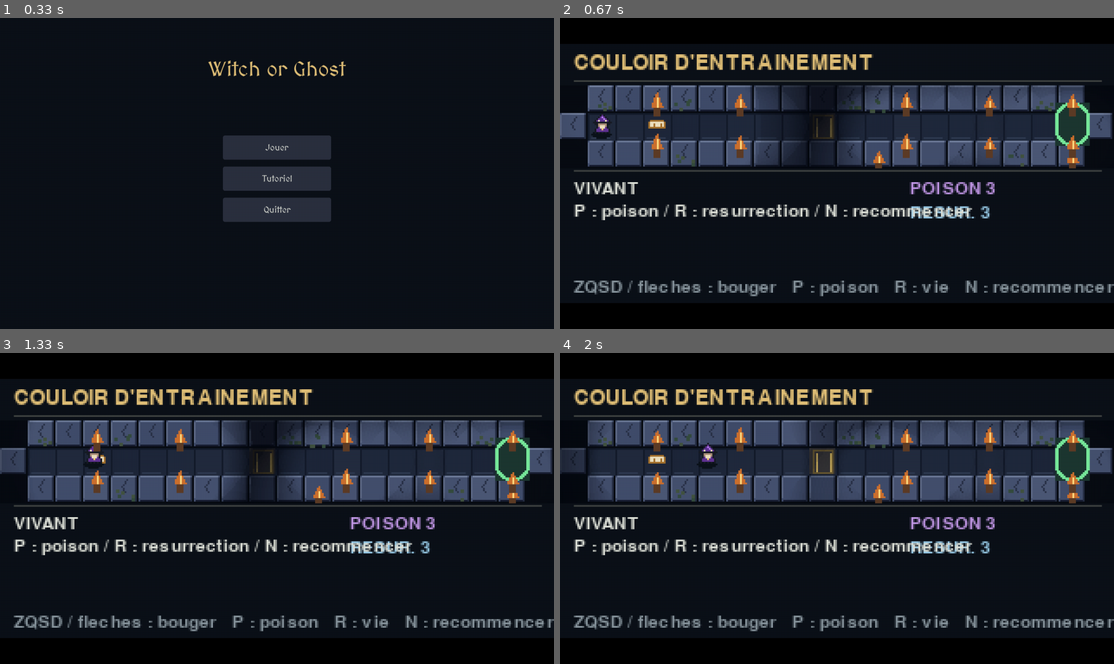
Above: before the commit, frames 1-4 (two rows, left to right).
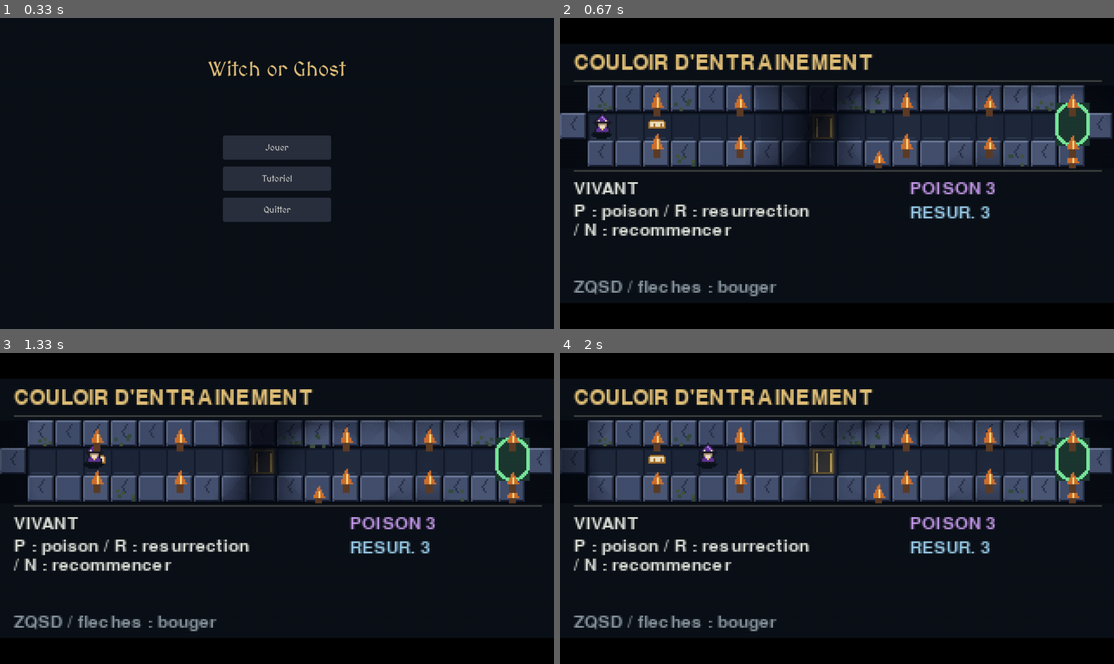
Above: after the commit, the same moments.

Repository: Eliaslhl/Game-Jam
Game: pygame game, started from main.py
Same seed, same stepped clock (60 frames per second), same inputs: the game is played once before the commit and once after it.
Inputs (mouse positions are in pixels of both pictures, inside the frame that each line leads up to):
- Up to frame 1 (0.33 s): no input
- Up to frame 2 (0.67 s): click "Tutoriel" at 0.38 s
- Up to frame 3 (1.33 s): hold Right 0.67-1.13 s; move the mouse to (254, 520) at 0.7 s; hold Up from 1.17 s (still down)
- Up to frame 4 (2 s): release Up at 1.47 s; hold Right 1.5-1.97 s

Frame 1 is identical in both runs. In frame 2, 2.2% of the frame differs, in the area x 2-100%, y 59-90%; in frame 3, 2.2%; in frame 4, 2.2%.

Commit message:
fix: fix game training

Diff:
--- a/views/training_map_view.py
+++ b/views/training_map_view.py
@@ -63,7 +63,7 @@
         # Textes qui ne changent jamais : rendus une seule fois plutot qu'a chaque frame.
         self.title_surface = self.font.render("COULOIR D'ENTRAINEMENT", True, GOLD)
         self.controls_surface = self.small.render(
-            "ZQSD / fleches : bouger   P : poison   R : vie   N : recommencer", True, (136, 149, 157)
+            "ZQSD / fleches : bouger", True, (136, 149, 157)
         )
 
     def _add_bottom_wall_torches(self):
@@ -193,8 +193,11 @@
             bar_color = lerp_color((172, 136, 223), DANGER_COLOR, self.danger_intensity)
             pygame.draw.rect(screen, (43, 48, 63), (70, 80, 80, 4))
             pygame.draw.rect(screen, bar_color, (70, 80, int(80 * level.mode.time_remaining / level.mode.duration), 4))
-        message = level.message if level.message_time > 0 else "P : poison / R : resurrection / N : recommencer"
-        for i, line in enumerate(textwrap.wrap(message, 60)):
+        if level.message_time > 0:
+            lines = textwrap.wrap(level.message, 30)
+        else:
+            lines = ["P : poison", "R : resurrection", "N : recommencer"]
+        for i, line in enumerate(lines):
             self.label(screen, line, (8, 92 + i * 11), WHITE, self.small)
         screen.blit(self.controls_surface, (8, SIZE[1] - 14))
 
